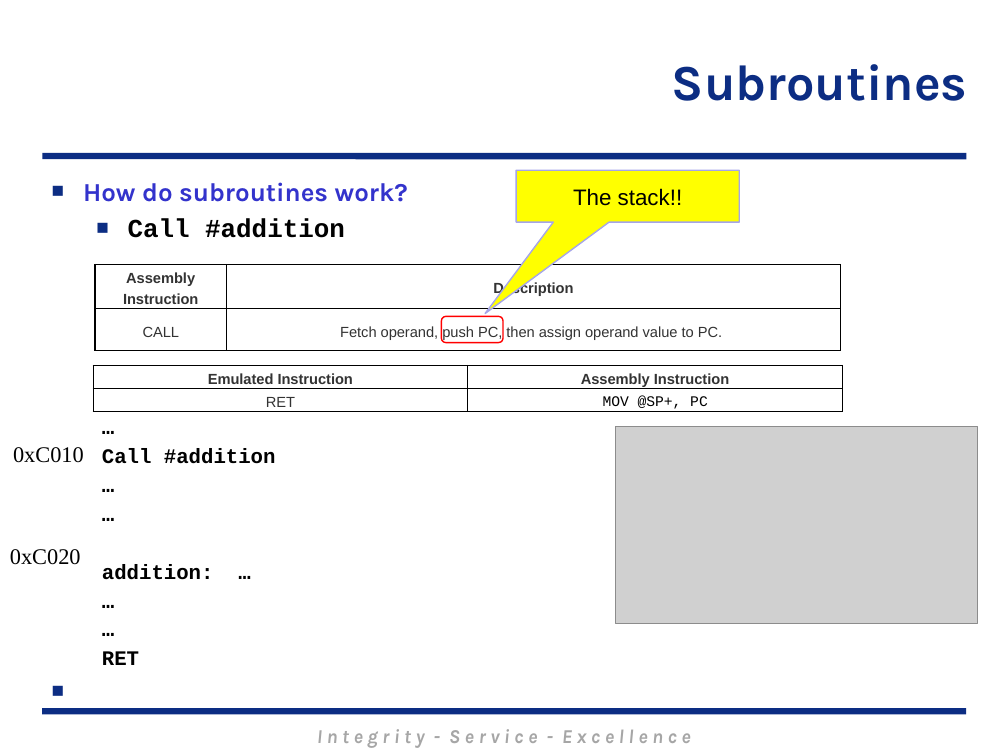
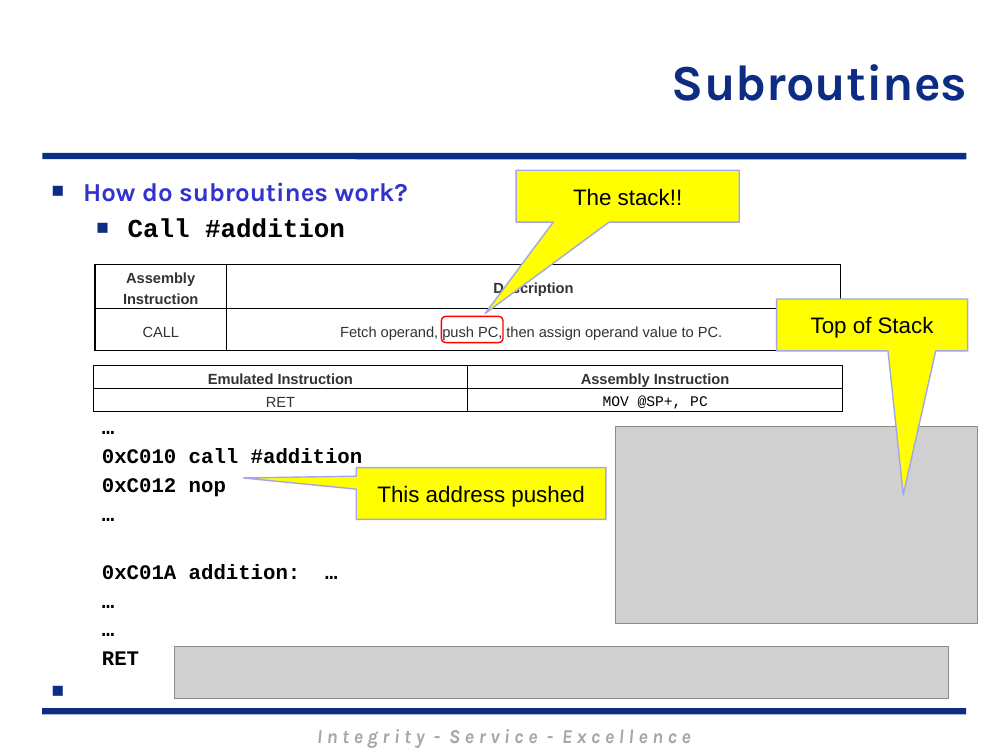
Before and after one commit to MarsUniversity/ECE382, a slide deck: slide 26 of source/lessons/lsn9-10/Lsn9-10.pptx. Drawn at 1008x756 pixels with LibreOffice and Linux fonts; fonts in the diff are those of the drawing; grey boxes stand for pictures; background and template pictures are left out. Boxes give left, top, right and bottom in pixels: in the first picture for what was removed or moved away, otherwise in the second. Text is boxed around its words. In the diff, an @@ line names an element or a change of style, - is before the commit and + after.

Commit message:
ccs screenshot :thumbsup:

```diff
--- a/source/lessons/lsn9-10/Lsn9-10.pptx
+++ b/source/lessons/lsn9-10/Lsn9-10.pptx
@@ speech box added at (776,299,967,351), fill #FFFF00, outline #A5A5E9 1 pt, 16 pt, text #000000 @@
+Top of Stack
@@ text removed at (13,447,84,463) @@
-0xC010
@@ text at (102,448,363,497): text changed @@
-  Call #addition
+  0xC010 call #addition
+  0xC012 nop
@@ speech box added at (357,468,607,519), fill #FFFF00, outline #A5A5E9 1 pt, 16 pt, text #000000 @@
+This address pushed
@@ text removed at (10,549,81,565) @@
-0xC020
@@ text at (102,564,301,580): text changed @@
-  …
-  addition: …
+  0xC01A addition: …
@@ picture added at (174,647,949,699) @@
```
Also in this commit, not shown: 2 other slides changed, 1 slide added.
